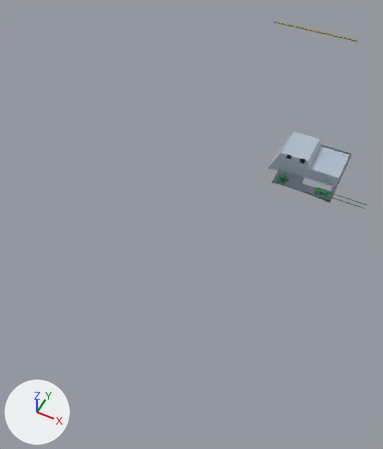
Renders of the glTF model redesign/blender/out/aircraft/glb/avionics.glb from each side of a commit.
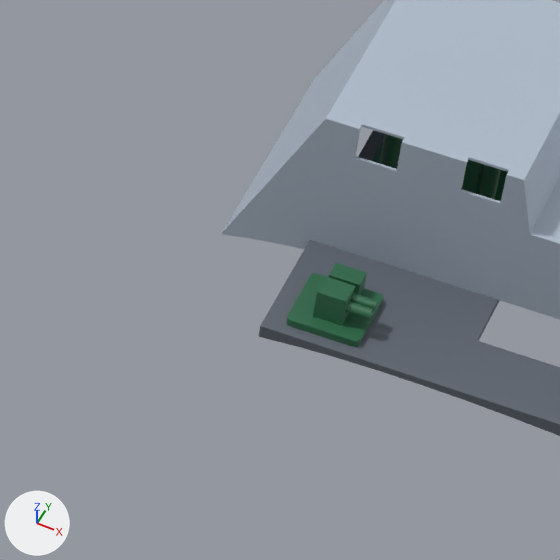
The first picture shows the older version from a camera (50 mm lens) standing at (0.186, -0.603, 0.541) and looking at (-0.05, -0.131, -0.049). The close-ups show the older and then the newer version on the part from 62% to 82% of the width and 30% to 47% of the height of that picture. Only the edits that show in the close-ups are written down. Lighting does not change. The marker at lower left points along +X, +Y and +Z. Vertices at exactly the same position are counted once.

Names of what the first close-up shows: 'AVN-001', 'AVN-002', 'AVN-005', 'AVN-008'.
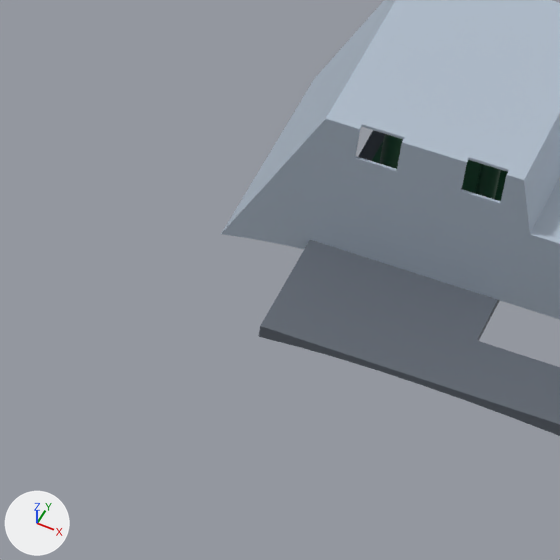
Scene script edits in JSON lines:
```json
{"block": "me_avn_005", "where": "# used by ob_avn_005; location = (0.0, 0.0, 0.0)"}
{"op": "remove", "block": "me_avn_005", "code": "me_avn_005.from_pydata(...)  # 199 vertices, 394 faces; spans x 0.045..0.0605, y -0.0525..-0.0367, z 0.0139..0.0219"}
{"op": "add", "block": "me_avn_005", "code": "me_avn_005.from_pydata(...)  # 152 vertices, 300 faces; spans x 0.0665..0.084, y -0.4275..-0.4125, z 0.0035..0.0115"}
{"block": "me_avn_005", "change": "me_avn_005 part 1: 199 vertices removed from x 0.045..0.0605, y -0.0525..-0.0367, z 0.0139..0.0219"}
{"block": "me_avn_005", "change": "other edits to the shape of me_avn_005 do not show in these pictures"}
```

Where the change shows, as pixel boxes [x1, y1, x2, y2] in the close-ups (560 x 560 px):
```json
{"object": "AVN-005", "change": "reshaped", "before": [287, 263, 383, 347], "on screen": "not visible afterwards"}
```
